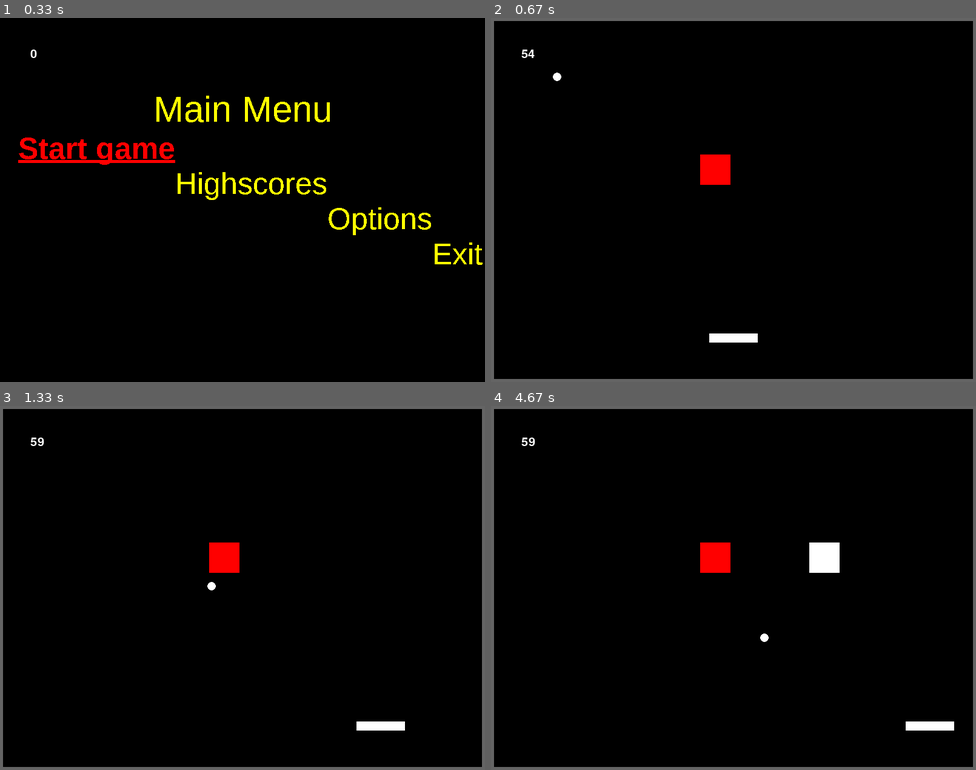
Above: before the commit, frames 1-4 (two rows, left to right).
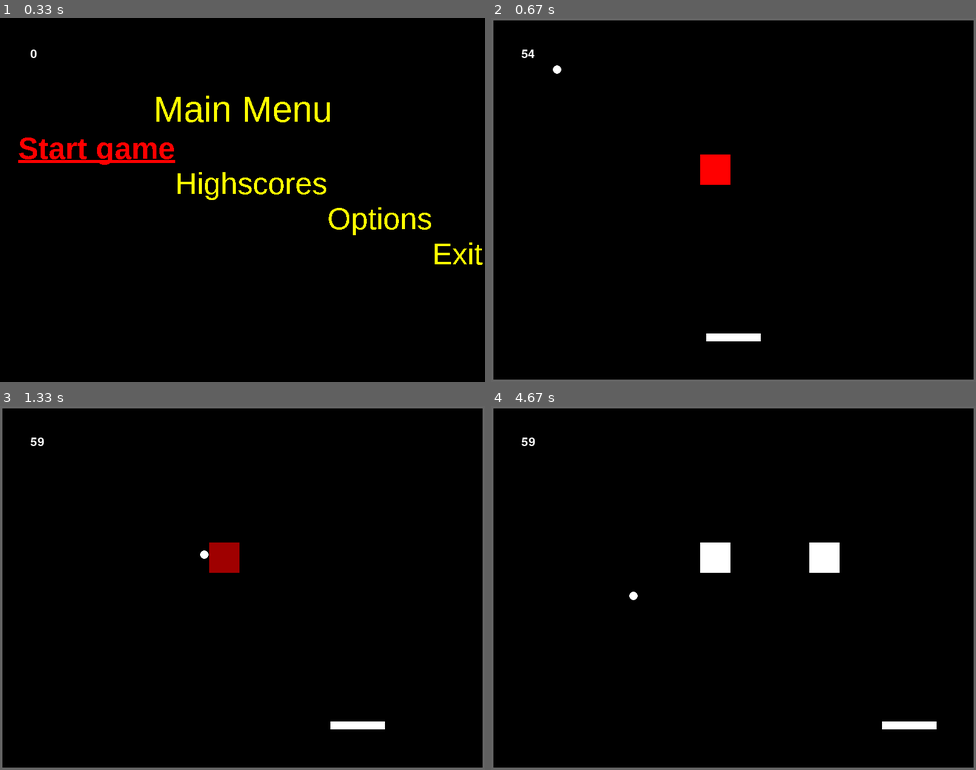
Above: after the commit, the same moments.

Repository: Gibson223/mod-5
Game: pygame game, started from py/main.py
The game is run twice, just before and just after one commit, with the same random seed, the same clock (stepped at 60 frames per second) and the same inputs.
Inputs:
- Up to frame 1 (0.33 s): no input
- Up to frame 2 (0.67 s): tap Enter at 0.33 s
- Up to frame 3 (1.33 s): hold Right 0.67-1.13 s; hold Right from 1.17 s (still down)
- Up to frame 4 (4.67 s): release Right at 1.63 s; hold Left 1.67-2.2 s; tap Home at 1.82, 3.48 s; hold Left 2.23-2.63 s; hold Right 2.67-3.3 s; hold Left 3.33-3.8 s; hold Right 3.83-4.3 s; hold Right from 4.33 s (still down)

Frame 1 is identical in both runs. In frame 2, 0.7% of the frame differs, in the area x 0-100%, y 0-100%; in frame 3, 1.4%; in frame 4, 1.4%.

Commit message:
Score counter framework

Diff:
--- a/py/constants.py
+++ b/py/constants.py
@@ -34,21 +34,21 @@
 
 #Ball speed
 INITIAL_BALL_XSPEED = 6
-INITIAL_BALL_YSPEED = 5
+INITIAL_BALL_YSPEED = 4
 
 # Wall size
-WALLSIZE = 5
+WALLSIZE = 4
 
 # Paddle size
-PADDLEWIDTH  = 80
-PADDLEHEIGHT = 15
+PADDLEWIDTH  = 90
+PADDLEHEIGHT = 13
 PADDLE_Y_POS = 520
 
 # Powerup chance
 POWERUP_CHANCE = 0.15
 
 # Paddle speed
-PADDLESPEED = 6
+PADDLESPEED = 5
 
 # Block size
 BLOCKWIDTH  = 100
@@ -63,8 +63,8 @@
 
 
 # Block respawn time range
-RESPAWNDELAY = 1000
-RESPAWNRANGE = 1500
+RESPAWNDELAY = 420
+RESPAWNRANGE = 2069
 
 # Color definitions
 colors = {
--- a/py/main.py
+++ b/py/main.py
@@ -19,6 +19,7 @@
     Note: creating a multiline string using triple quotation marks is how you create python documentation
     """
     # Initialize all pygame modules
+    pygame.mixer.pre_init()
     pygame.display.init()
     pygame.font.init()
     pygame.mixer.init()  # TODO set right variables inside this
@@ -126,6 +127,9 @@
     main.Game class contains game generation and handling functionality.
     """
     # define variables to be initialized
+    score = None
+    scoreMult = None
+
     playerBall = None
     paddle = None
     AllSpritesList = None
@@ -149,7 +153,8 @@
         self.AllSpritesList.add(self.playerBall)
 
         # Create paddle object
-        self.paddle = objects.Paddle(constants.colors["WHITE"], constants.PADDLE_Y_POS, constants.PADDLEWIDTH, constants.PADDLEHEIGHT)
+        self.paddle = objects.Paddle(constants.colors["WHITE"], constants.PADDLE_Y_POS,
+                                     constants.PADDLEWIDTH, constants.PADDLEHEIGHT)
         self.AllSpritesList.add(self.paddle)
         self.CollisionSpritesList.add(self.paddle)
 
@@ -175,6 +180,10 @@
             self.walls[i] = objects.Wall(constants.colors["GRAY"], constants.WALLSIZE, i)
             self.AllSpritesList.add(self.walls[i])
             self.CollisionSpritesList.add(self.walls[i])
+
+        # Initialize score
+        self.score = 0
+        self.scoreMult = 1.0
 
     def handleKeys(self, keysPressed):
         """
--- a/py/objects.py
+++ b/py/objects.py
@@ -113,9 +113,6 @@
                 self.yspeed *= -1
                 self.col_this_frame[1] = True
 
-            else:
-                print("already bounced this axis")
-
     def update(self):
         """update ball location"""
         self.xfloat += self.xspeed
@@ -208,11 +205,13 @@
 
     @staticmethod
     def generateType():
+        """choose random poweruptype"""
         rngchoose = 0.0
         rngtotal = 0.0
+
         for t in PowerUp.types:
             rngtotal += t[1]
-            # print(rngtotal)
+
         rngnum = random.uniform(0, rngtotal)
         for t in PowerUp.types:
             rngchoose += t[1]
@@ -222,15 +221,16 @@
             print("Warning, no PowerUp type was generated")
 
     def getTypeInfo(self):
+        """return tuple from self.types"""
         for t in self.types:
             if t[0] == self.type:
                 return t
         print("getTypeInfo error!")
 
     def activate(self):
-        # Do something
         print('activate %s' % self.type)
 
+        del self
         # After doing something, the reference to the object is removed.
 
     class PowerUpSprite(pygame.sprite.Sprite):
